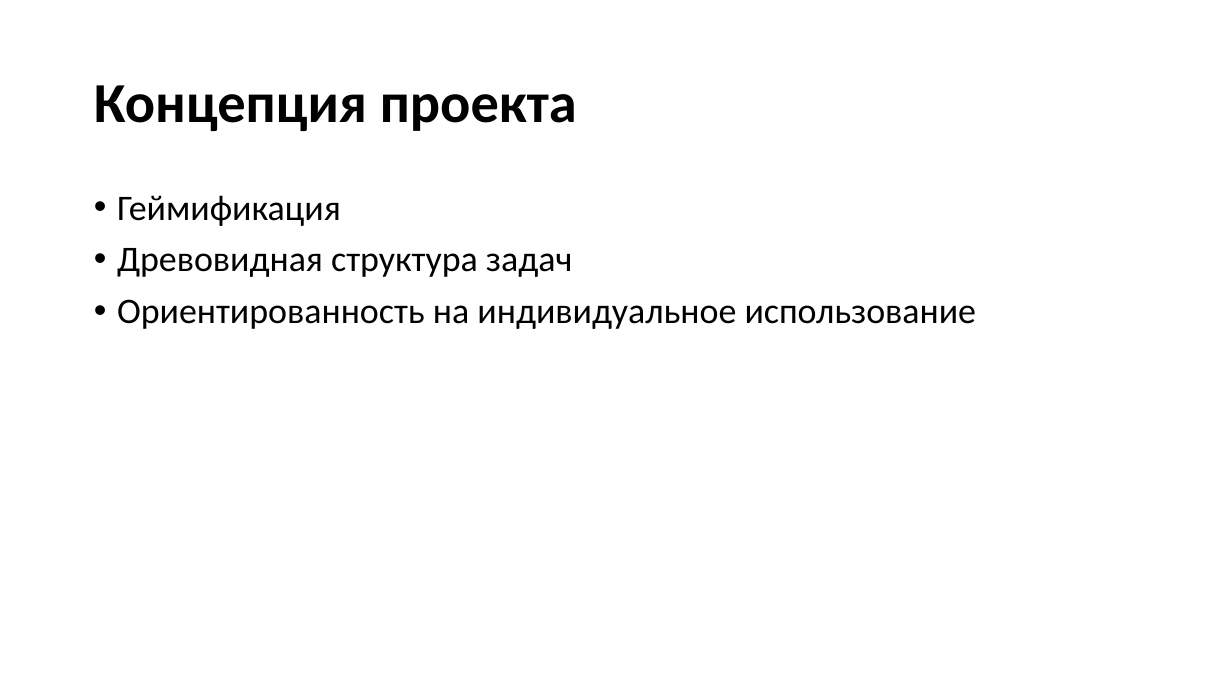
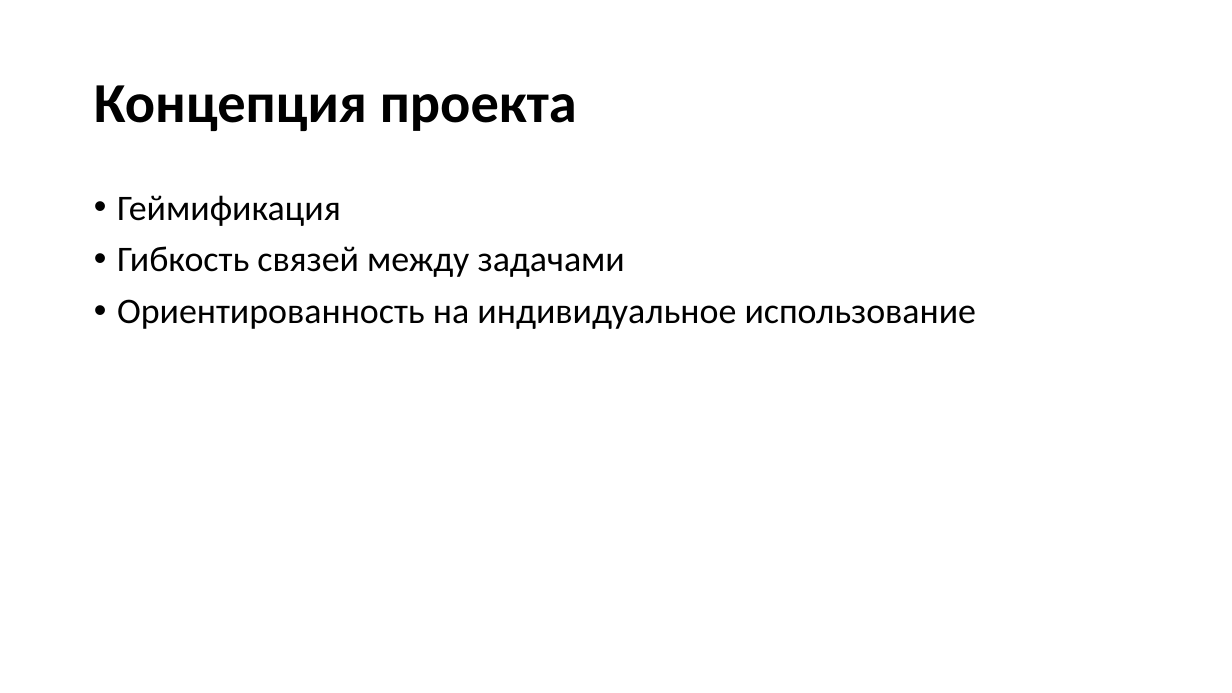
Before and after one commit to zzuummaa/IkraFinal, a slide deck: slide 2 of docs/IkraFinal BestHack.pptx. Drawn at 1232x693 pixels with LibreOffice and Linux fonts; fonts in the diff are those of the drawing. Boxes give left, top, right and bottom in pixels: in the first picture for what was removed or moved away, otherwise in the second. Text is boxed around its words. In the diff, an @@ line names an element or a change of style, - is before the commit and + after.

```diff
--- a/docs/IkraFinal BestHack.pptx
+++ b/docs/IkraFinal BestHack.pptx
@@ text at (x1=117, y1=246, x2=625, y2=277): text changed @@
-• Древовидная структура задач
+• Гибкость связей между задачами
```
Also in this commit, not shown: 1 other file.
